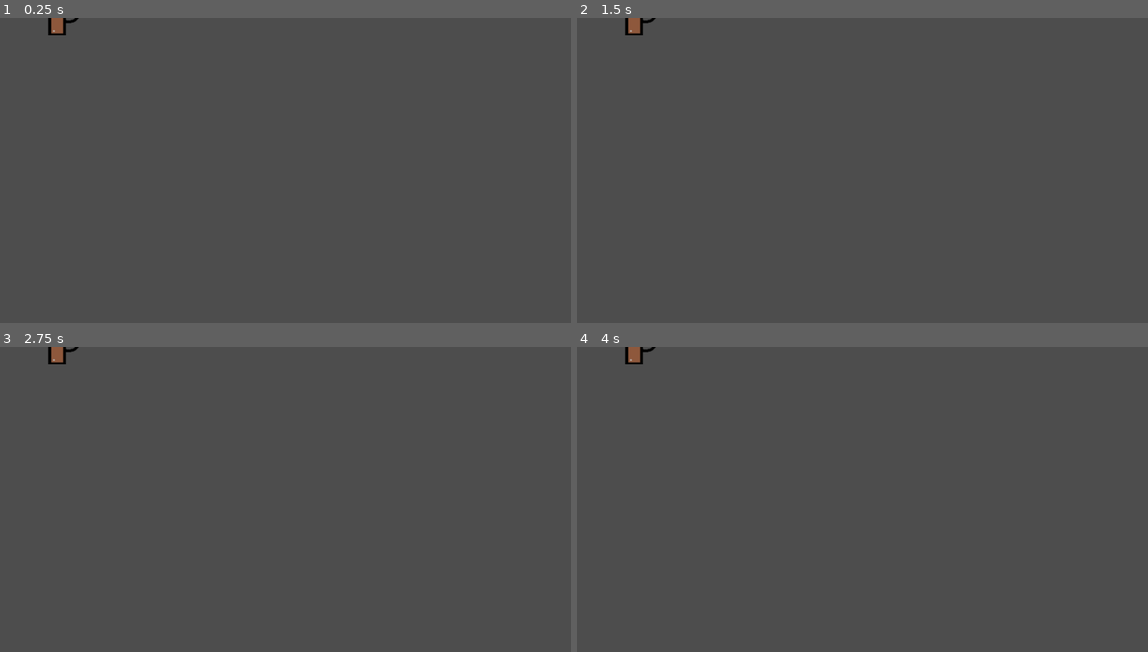
Above: before the commit, frames 1-4 (two rows, left to right).
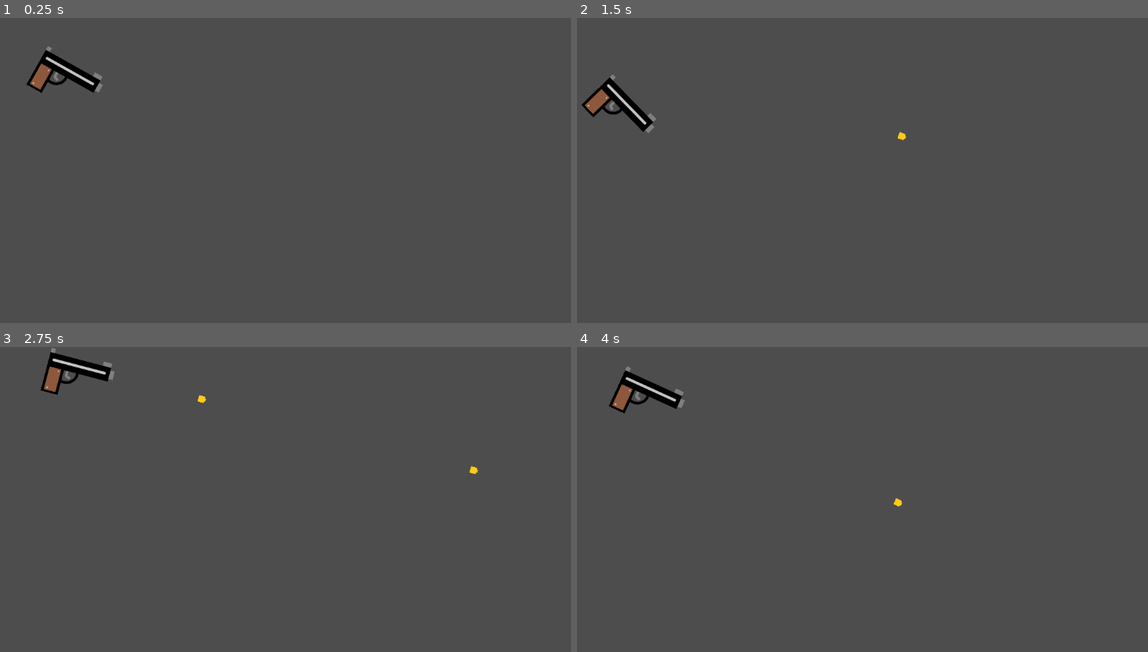
Above: after the commit, the same moments.

Repository: bryan-gagne-plante/BulletBallet
Game: Godot game, scene res://guns/pistol/pistol.tscn
The game is run twice, just before and just after one commit, with the same random seed, the same clock (stepped at 60 frames per second) and the same inputs. The project has no main scene, so this scene is started directly.
Inputs (mouse positions are in pixels of both pictures, inside the frame that each line leads up to):
- Up to frame 1 (0.25 s): no input
- Up to frame 2 (1.5 s): tap Enter at 0.5 s; move the mouse to (970, 176) at 0.52 s; press the mouse at (970, 176) at 0.53 s; move the mouse to (708, 210) at 1.27 s; release the mouse at (708, 210) at 1.28 s; click (708, 210) at 1.35 s
- Up to frame 3 (2.75 s): tap Space at 2 s; move the mouse to (319, 444) at 2.02 s; press the mouse at (319, 444) at 2.03 s
- Up to frame 4 (4 s): move the mouse to (805, 594) at 2.77 s; release the mouse at (805, 594) at 2.78 s; click (805, 594) at 2.85 s; tap Enter at 3.5 s; move the mouse to (1022, 575) at 3.52 s; press the mouse at (1022, 575) at 3.53 s

The runs differ from the first frame. In frame 1, 1.1% of the frame differs, in the area x 4-18%, y 0-25%; in frame 2, 1.1%; in frame 3, 1.0%; in frame 4, 1.1%, in the area x 5-58%, y 0-53%.

Commit message:
Ajout de targeting et shooting manual

Diff:
--- a/guns/pistol/pistol.gd
+++ b/guns/pistol/pistol.gd
@@ -1,19 +1,31 @@
 extends Area2D
 
-func _physics_process(delta):
-	var enemies_in_range = get_overlapping_bodies()
-	if enemies_in_range.size() > 0:
-		var target_enemy = enemies_in_range.front()
-		look_at(target_enemy.global_position)
+const BULLET = preload("res://guns/pistol/bullet.tscn")
+const SHOT_DELAY = 0.5
+
+var time_since_shot = SHOT_DELAY
+
+func _process(delta):
+	# Manual aiming
+	look_at(get_global_mouse_position())
+	time_since_shot += delta
+	if Input.is_action_pressed("shoot") && time_since_shot > SHOT_DELAY:
+		shoot()
+		time_since_shot = 0
+
+# func _physics_process(delta):
+	# Automatic aiming
+	#var enemies_in_range = get_overlapping_bodies()
+	#if enemies_in_range.size() > 0:
+	#	var target_enemy = enemies_in_range.front()
+	#	look_at(target_enemy.global_position)
 
 func shoot():
-	const BULLET = preload("res://guns/pistol/bullet.tscn")
 	var new_bullet = BULLET.instantiate()
 	new_bullet.global_position = %Barrel.global_position
 	new_bullet.global_rotation = %Barrel.global_rotation
 	%Barrel.add_child(new_bullet)
 
-
-
-func _on_timer_timeout():
-	shoot()
+# Automatic shooting
+#func _on_timer_timeout():
+#	shoot()
--- a/project.godot
+++ b/project.godot
@@ -13,3 +13,11 @@
 config/name="Bullet Ballet"
 config/features=PackedStringArray("4.2", "Forward Plus")
 config/icon="res://icon.svg"
+
+[input]
+
+shoot={
+"deadzone": 0.5,
+"events": [Object(InputEventMouseButton,"resource_local_to_scene":false,"resource_name":"","device":-1,"window_id":0,"alt_pressed":false,"shift_pressed":false,"ctrl_pressed":false,"meta_pressed":false,"button_mask":0,"position":Vector2(0, 0),"global_position":Vector2(0, 0),"factor":1.0,"button_index":1,"canceled":false,"pressed":false,"double_click":false,"script":null)
+]
+}
